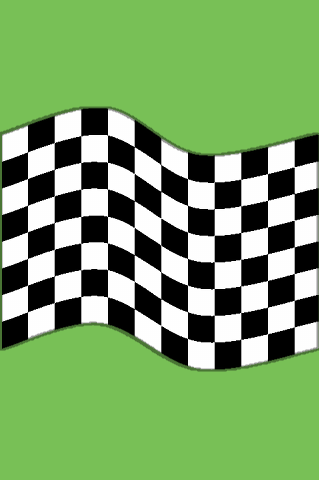
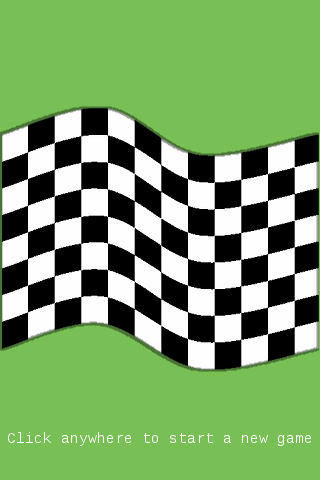
Two versions of the same layered image (320px x 480px). Layer-by-layer changes:
added layer "Click anywhere to start a new ..." above "Flag Border" over [8, 432, 311, 446]
painted on "Background" over [319, 0, 320, 480]
